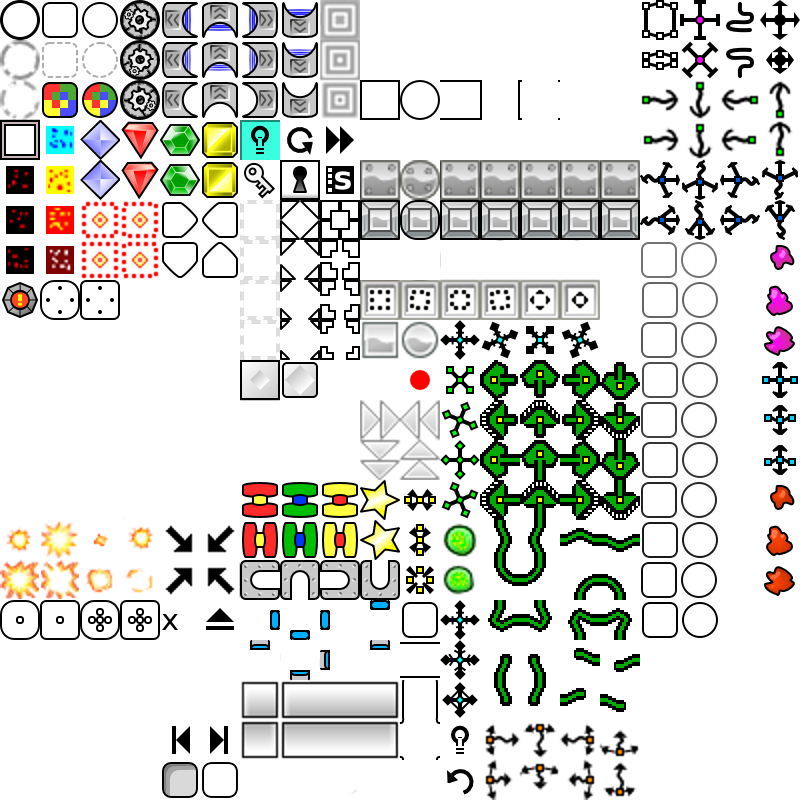
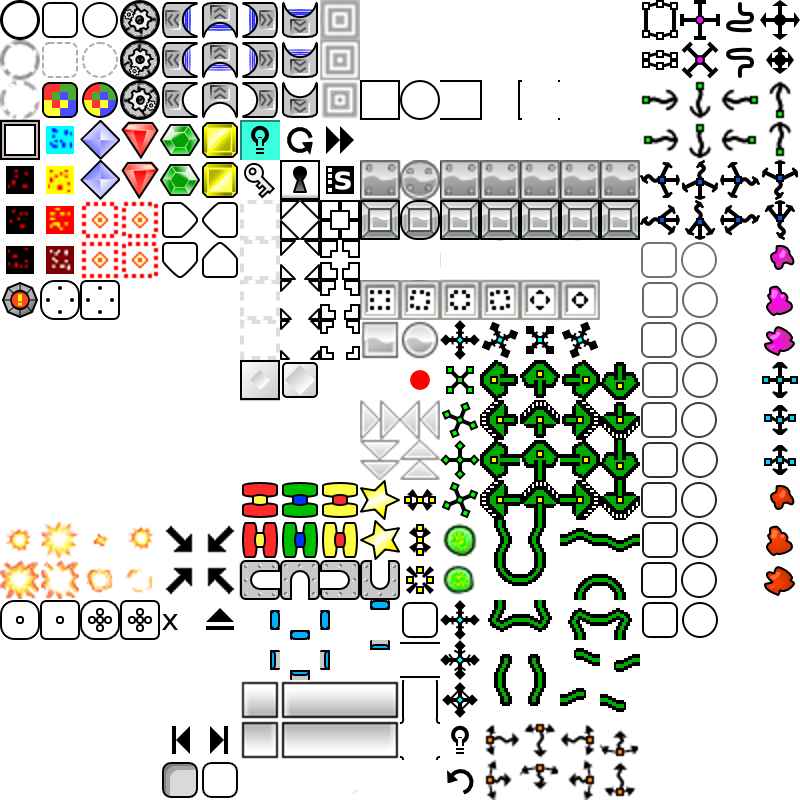
Comparing the layer stacks of the two 800x800 images. Changes:
painted on "Capa nueva#1" over [249, 640, 280, 671]
